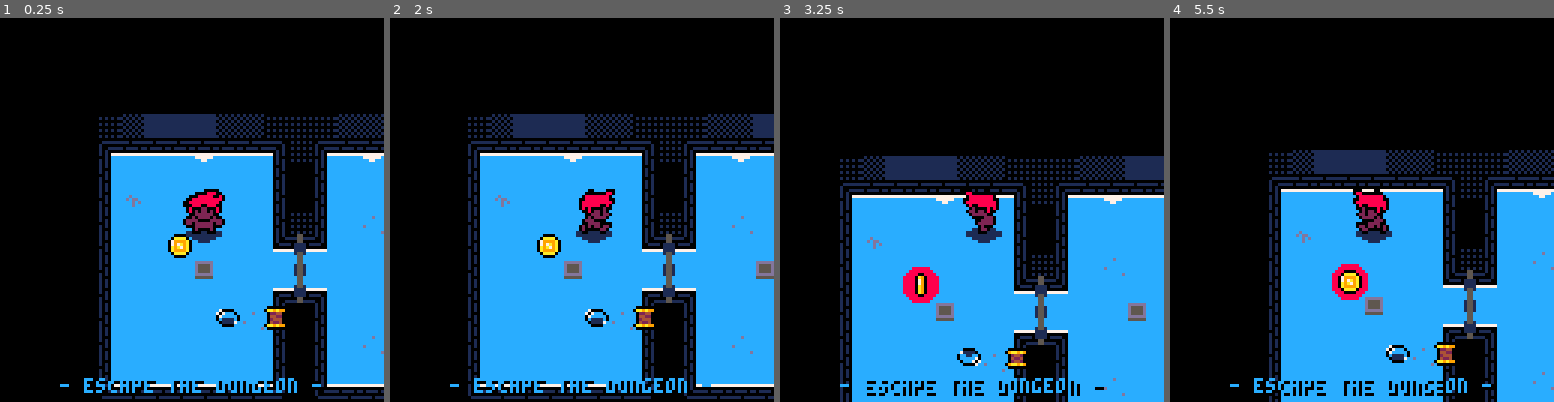
Above: before the commit, frames 1-4 (left to right).
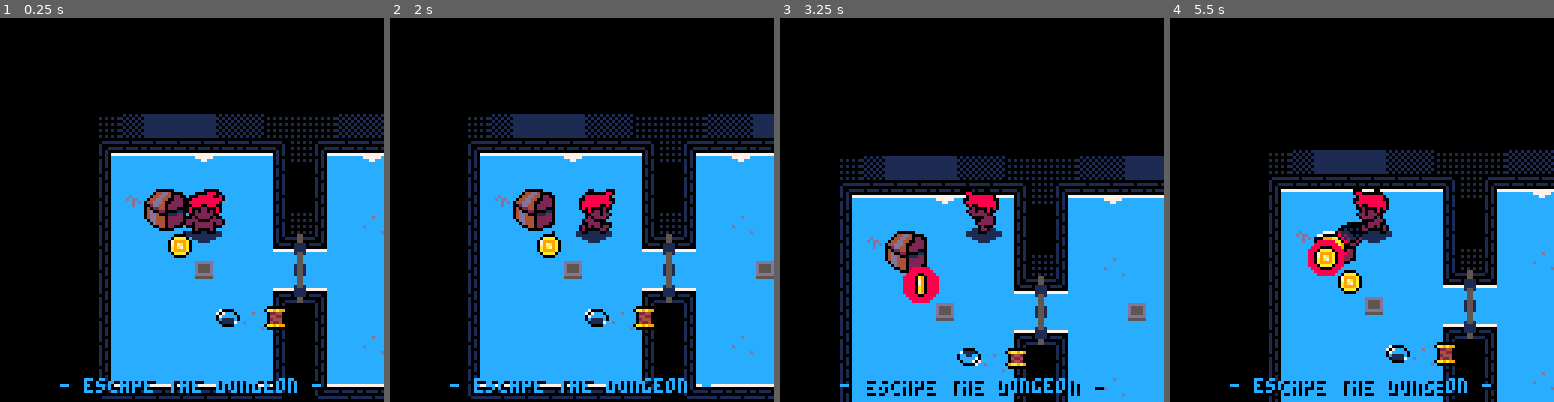
Above: after the commit, the same moments.

Repository: Kiyotoko/gamejam
Game: PICO-8 cartridge game.p8
The game is run twice, just before and just after one commit, with the same random seed, the same clock (stepped at 60 frames per second) and the same inputs.
Inputs:
- Up to frame 1 (0.25 s): no input
- Up to frame 2 (2 s): tap X (X key) at 0.33, 1.07, 1.85 s; tap O (Z key) at 0.7, 1.7 s; hold Right from 1.6 s (still down)
- Up to frame 3 (3.25 s): release Right at 2.1 s; tap O (Z key) at 2.1, 2.5, 2.9 s; hold Up 2.15-2.42 s; hold Right 2.47-3.03 s; tap X (X key) at 2.97 s; hold Left from 3.08 s (still down)
- Up to frame 4 (5.5 s): tap O (Z key) every 0.4 s from 3.3 to 5.3 s; release Left at 3.58 s; hold Down 3.63-3.97 s; hold Right 4.02-4.68 s; tap X (X key) at 4.08, 5.2 s; hold Up 4.73-5.03 s; hold Left from 5.08 s (still down)

The runs differ from the first frame. In frame 1, 1.0% of the frame differs, in the area x 37-49%, y 44-57%; in frame 2, 1.0%; in frame 3, 1.0%; in frame 4, 1.7%, in the area x 35-52%, y 53-74%.

Commit message:
Implement chests

Diff:
--- a/items.lua
+++ b/items.lua
@@ -1,17 +1,11 @@
 ---@diagnostic disable: lowercase-global, undefined-global
-
--- list of chests that can be still looted.
--- a chest is removed from the list after looting.
-chests = {
-	[0] = {x=0, y=0, drops=gold}
-}
 
 -- list of all items that can be picked up from
 -- the map.
 pickups = {}
 
 -- the max distance to activate a chest
-action_range = 24
+action_range = 64
 
 -- the max distance to pickup an item
 item_range = 32
@@ -36,6 +30,12 @@
     [copper_coil] = "copper coil"
 }
 
+-- list of chests that can be still looted.
+-- a chest is removed from the list after looting.
+chests = {
+	[0] = {x=2, y=3, closed=true, drops=gold}
+}
+
 ---places the first item from the player inventory
 ---@param x number the x position in pixels
 ---@param y number the y position in pixels
@@ -50,6 +50,7 @@
 ---places an item at the defined (x,y) position
 ---@param x integer the x position in tiles
 ---@param y integer the y position in tiles
+---@param item integer the id of the item
 function place_item(x, y, item)
     local created = {sprite=item + (1-(t_rel+1) % 2)*16, x=x, y=y}
     add(pickups, created)
@@ -88,14 +89,17 @@
     local pos = 1
 
     -- check for chests
-    for _, actions in pairs(activatables) do
-        local dx = actions.x * 8 - (player.x+ancor.x)
-        local dy = actions.y * 8 - (player.y+ancor.y)
-        if dx * dx + dy * dy < action_range then
-            -- todo: Activate chest
-            deli(activatables, pos)
-            return
-        end
+    for _, chest in pairs(chests) do
+		if chest.closed then
+			local dx = to_pixel(chest.x+1) - to_map_x(player.x)
+			local dy = to_pixel(chest.y+1) - to_map_y(player.y)
+			if dx * dx + dy * dy < action_range then
+				-- todo: activate chest
+				place_item(chest.x, chest.y+1, chest.drops)
+				chest.closed = false
+				return
+			end
+		end
         pos = pos + 1
     end
 
@@ -114,6 +118,13 @@
         if dx*dx+dy*dy < item_range then return true end
     end
     return false
+end
+
+function render_chests()
+	for _, chest in pairs(chests) do
+		sspr(80, (chest.closed and 32 or 48), 16, 16,
+		to_pixel(chest.x) - player.x, to_pixel(chest.y) - player.y)
+	end
 end
 
 function render_pickups()
--- a/main.lua
+++ b/main.lua
@@ -72,6 +72,7 @@
 	-- draw pickups
 	-- should pickups be on top / below the player? (karl: top)
 	animate_pickups()
+	render_chests()
 	render_pickups()
 	render_inventory()
 	show_message()
